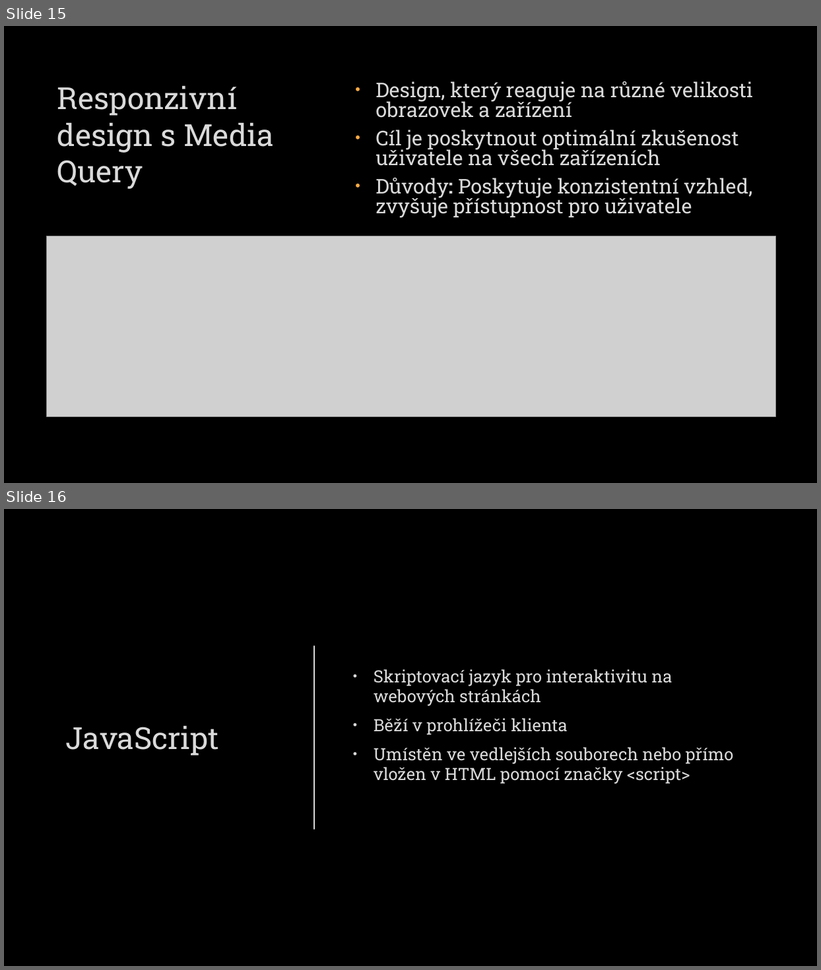
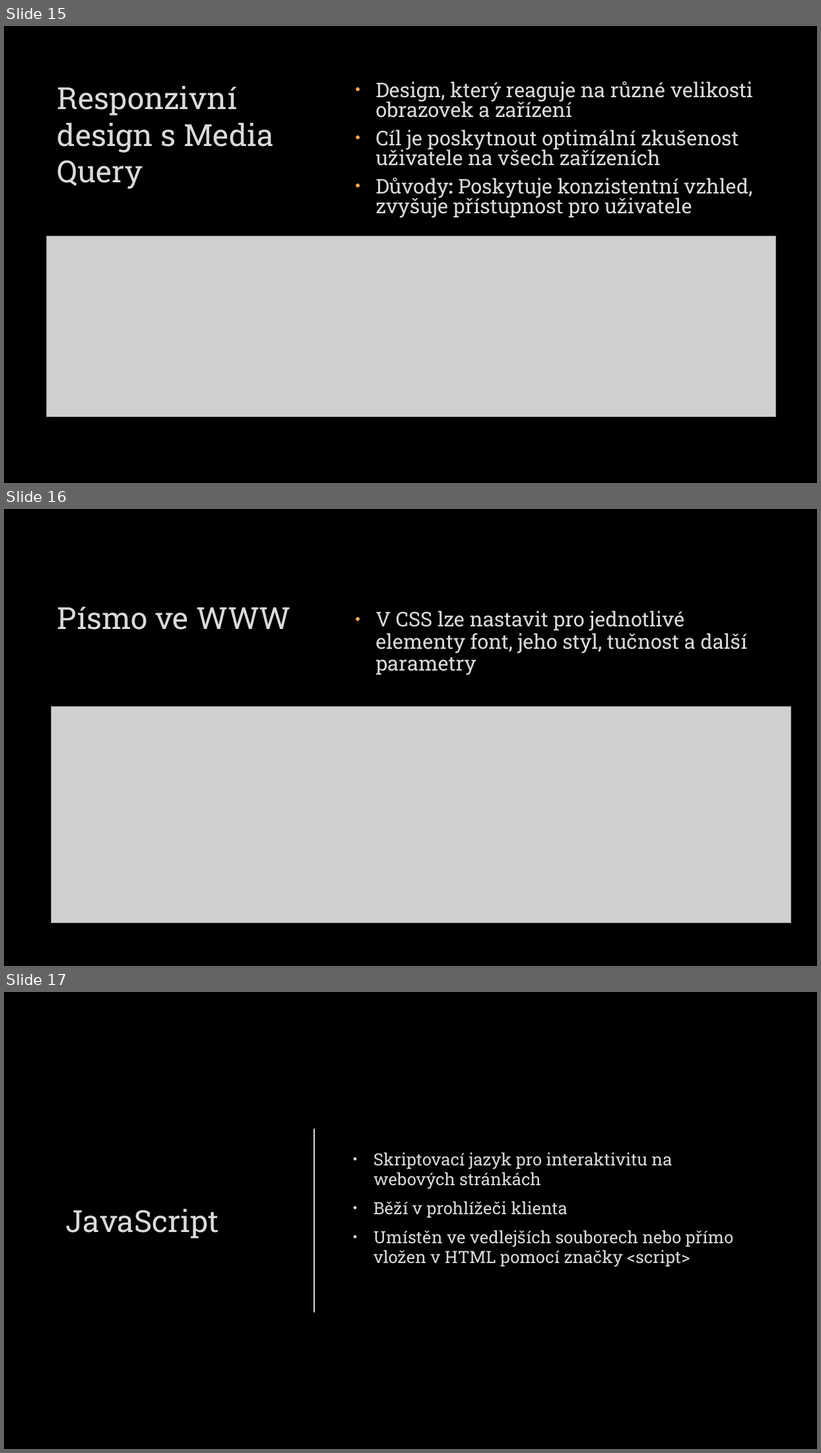
Before and after one commit to Meetsys128/kulisarnaUltra, a slide deck: NavrhWEB.pptx. Shown one above the other, each under a label of ours: slides 15 and 16 before the commit, slides 15, 16 and 17 after it. The pictures are 821x970 and 821x1453 pixels, drawn with LibreOffice and Linux fonts; fonts in the diff are those of the drawing; grey boxes stand for pictures; background and template pictures are left out. Boxes give left, top, right and bottom in pixels: in the first picture for what was removed or moved away, otherwise in the second. Text is boxed around its words. In the diff, an @@ line names an element or a change of style, - is before the commit and + after.

```diff
--- a/NavrhWEB.pptx
+++ b/NavrhWEB.pptx
@@ slide 16 added at (4, 509, 817, 966), background picture (left out) @@
@@ title added at (57, 607, 291, 630), 36 pt, text #DADADA @@
+Písmo ve WWW
@@ text added at (376, 611, 748, 675), 24 pt, text #DADADA @@
+• V CSS lze nastavit pro jednotlivé elementy font, jeho styl, tučnost a další parametry
@@ picture added at (51, 706, 791, 923) @@
@@ what was slide 16 is now slide 17 @@
```
Also in this commit, not shown: 1 slide changed, 2 other slides added, 1 slide removed.
